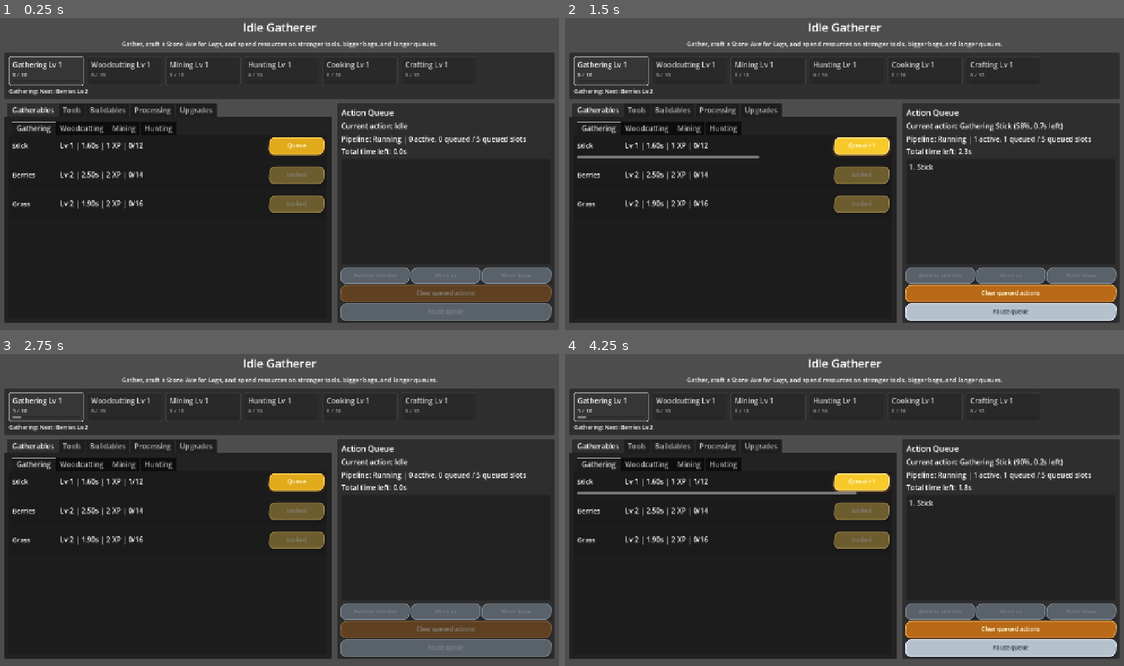
Above: before the commit, frames 1-4 (two rows, left to right).
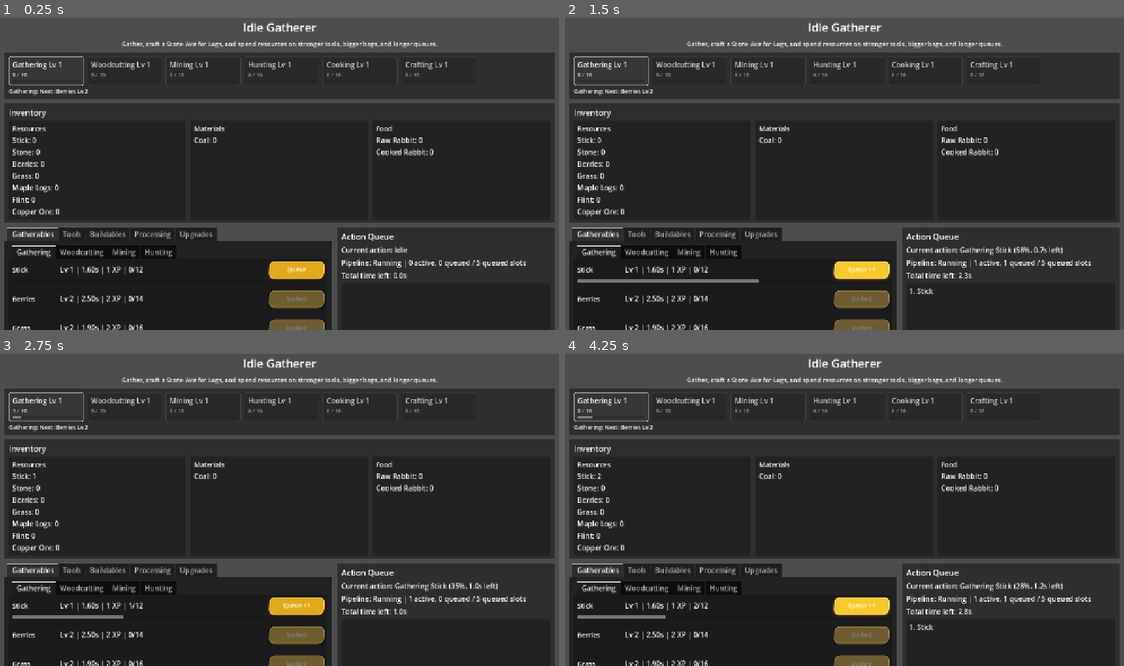
Above: after the commit, the same moments.

Repository: desdae/godot-idle
Game: Godot game, scene res://scenes/main.tscn
Two runs of this game, one before a commit and one after it. Both use one fixed random seed, a clock stepped at 60 frames per second and the inputs below.
Inputs (mouse positions are in pixels of both pictures, inside the frame that each line leads up to):
- Up to frame 1 (0.25 s): no input
- Up to frame 2 (1.5 s): click "Queue" at 0.5 s; click "Queue +1" at 1.25 s
- Up to frame 3 (2.75 s): click (447, 628) at 2 s, where only the run before the commit has a clickable "Clear queued actions"
- Up to frame 4 (4.25 s): click "Queue" (after the commit: "Queue +1") at 2.75 s; click "Queue +1" at 3.5 s

The runs differ from the first frame. In frame 1, 19% of the frame differs, in the area x 0-100%, y 27-100%; in frame 2, 21%; in frame 3, 20%; in frame 4, 21%.

Commit message:
Add unified inventory panel for item outputs
Closes #4

Diff:
--- a/data/items.json
+++ b/data/items.json
@@ -3,53 +3,71 @@
 	"id": "stick",
 	"name": "Stick",
 	"description": "Basic wood gathered by hand and used in many early recipes.",
+	"category": "resources",
+	"gather_source": "stick",
 	"fuel_units": 1
   },
   {
 	"id": "stone",
 	"name": "Stone",
-	"description": "A common mineral used for starter tools, upgrades, and construction."
+	"description": "A common mineral used for starter tools, upgrades, and construction.",
+	"category": "resources",
+	"gather_source": "stone"
   },
   {
 	"id": "berries",
 	"name": "Berries",
-	"description": "Foraged food that helps round out early gathering costs."
+	"description": "Foraged food that helps round out early gathering costs.",
+	"category": "resources",
+	"gather_source": "berries"
   },
   {
 	"id": "grass",
 	"name": "Grass",
-	"description": "Fibrous plant matter gathered with a Stone Knife for building and crafting."
+	"description": "Fibrous plant matter gathered with a Stone Knife for building and crafting.",
+	"category": "resources",
+	"gather_source": "grass"
   },
   {
 	"id": "logs",
 	"name": "Maple Logs",
 	"description": "Heavy wood harvested with a Stone Axe and used for structures and fuel.",
+	"category": "resources",
+	"gather_source": "logs",
 	"fuel_units": 2
   },
   {
 	"id": "flint",
 	"name": "Flint",
-	"description": "A harder stone that marks the transition into stronger crafting tiers."
+	"description": "A harder stone that marks the transition into stronger crafting tiers.",
+	"category": "resources",
+	"gather_source": "flint"
   },
   {
 	"id": "ore",
 	"name": "Copper Ore",
-	"description": "Raw copper-bearing rock that can later be processed into metal goods."
+	"description": "Raw copper-bearing rock that can later be processed into metal goods.",
+	"category": "resources",
+	"gather_source": "ore"
   },
   {
 	"id": "raw_rabbit",
 	"name": "Raw Rabbit",
-	"description": "Fresh game meat gathered by hunting with a Flint Spear."
+	"description": "Fresh game meat gathered by hunting with a Flint Spear.",
+	"category": "food",
+	"gather_source": "rabbit"
   },
   {
 	"id": "cooked_rabbit",
 	"name": "Cooked Rabbit",
-	"description": "A hot meal prepared at the Firepit from rabbit and fuel."
+	"description": "A hot meal prepared at the Firepit from rabbit and fuel.",
+	"category": "food"
   },
   {
 	"id": "coal",
 	"name": "Coal",
 	"description": "Fuel made from burning wood in a Firepit.",
+	"category": "materials",
 	"fuel_units": 6
   }
 ]
--- a/scripts/game_data.gd
+++ b/scripts/game_data.gd
@@ -39,6 +39,22 @@
 	return int(item.get("fuel_units", 0))
 
 
+static func get_item_category(item_id: String, data: Dictionary) -> String:
+	if not data["items"].has(item_id):
+		return "materials"
+
+	var item: Dictionary = data["items"][item_id]
+	return String(item.get("category", "materials"))
+
+
+static func get_item_gather_source(item_id: String, data: Dictionary) -> String:
+	if not data["items"].has(item_id):
+		return ""
+
+	var item: Dictionary = data["items"][item_id]
+	return String(item.get("gather_source", ""))
+
+
 static func get_resource_skill_id(resource_id: String, data: Dictionary) -> String:
 	if not data["gatherables"].has(resource_id):
 		return "crafting"
@@ -61,11 +77,34 @@
 		if not inventory_item_order.has(item_id):
 			inventory_item_order.append(item_id)
 
-	for resource_id in data["gatherable_order"]:
-		if not inventory_item_order.has(resource_id):
-			inventory_item_order.append(resource_id)
-
 	return inventory_item_order
+
+
+static func get_inventory_group_ids(data: Dictionary) -> Array:
+	return ["resources", "materials", "food"]
+
+
+static func get_inventory_group_name(group_id: String) -> String:
+	match group_id:
+		"resources":
+			return "Resources"
+		"materials":
+			return "Materials"
+		"food":
+			return "Food"
+		_:
+			return "Items"
+
+
+static func get_inventory_group_item_ids(group_id: String, data: Dictionary) -> Array:
+	var item_ids: Array = []
+	for item_id in data["item_order"]:
+		if get_item_category(item_id, data) != group_id:
+			continue
+
+		item_ids.append(item_id)
+
+	return item_ids
 
 
 static func get_processing_summary_item_ids(data: Dictionary) -> Array:
--- a/scripts/game_ui_builder.gd
+++ b/scripts/game_ui_builder.gd
@@ -190,6 +190,68 @@
 	}
 
 
+static func build_inventory_panel(parent: VBoxContainer, inventory_groups: Array) -> Dictionary:
+	if inventory_groups.is_empty():
+		return {"item_labels": {}}
+
+	var inventory_panel := PanelContainer.new()
+	inventory_panel.size_flags_horizontal = Control.SIZE_EXPAND_FILL
+	parent.add_child(inventory_panel)
+
+	var inventory_margin := MarginContainer.new()
+	inventory_margin.add_theme_constant_override("margin_left", 10)
+	inventory_margin.add_theme_constant_override("margin_top", 8)
+	inventory_margin.add_theme_constant_override("margin_right", 10)
+	inventory_margin.add_theme_constant_override("margin_bottom", 8)
+	inventory_panel.add_child(inventory_margin)
+
+	var inventory_box := VBoxContainer.new()
+	inventory_box.add_theme_constant_override("separation", 6)
+	inventory_margin.add_child(inventory_box)
+
+	var inventory_title := Label.new()
+	inventory_title.text = "Inventory"
+	inventory_title.add_theme_font_size_override("font_size", 18)
+	inventory_box.add_child(inventory_title)
+
+	var groups_row := HBoxContainer.new()
+	groups_row.size_flags_horizontal = Control.SIZE_EXPAND_FILL
+	groups_row.add_theme_constant_override("separation", 10)
+	inventory_box.add_child(groups_row)
+
+	var item_labels := {}
+	for group in inventory_groups:
+		var group_panel := PanelContainer.new()
+		group_panel.size_flags_horizontal = Control.SIZE_EXPAND_FILL
+		groups_row.add_child(group_panel)
+
+		var group_margin := MarginContainer.new()
+		group_margin.add_theme_constant_override("margin_left", 8)
+		group_margin.add_theme_constant_override("margin_top", 6)
+		group_margin.add_theme_constant_override("margin_right", 8)
+		group_margin.add_theme_constant_override("margin_bottom", 6)
+		group_panel.add_child(group_margin)
+
+		var group_box := VBoxContainer.new()
+		group_box.add_theme_constant_override("separation", 4)
+		group_margin.add_child(group_box)
+
+		var group_label := Label.new()
+		group_label.text = String(group["name"])
+		group_label.add_theme_font_size_override("font_size", 15)
+		group_box.add_child(group_label)
+
+		for item_entry in group["items"]:
+			var item_label := Label.new()
+			item_label.autowrap_mode = TextServer.AUTOWRAP_WORD_SMART
+			group_box.add_child(item_label)
+			item_labels[String(item_entry["id"])] = item_label
+
+	return {
+		"item_labels": item_labels,
+	}
+
+
 static func build_gatherables_panel(
 	parent: Container,
 	skill_groups: Array,
@@ -523,7 +585,6 @@
 
 static func build_processing_panel(
 	parent: VBoxContainer,
-	summary_item_ids: Array,
 	station_entries: Array,
 	queue_recipe_handler: Callable,
 	queue_station_fuel_handler: Callable,
@@ -552,22 +613,6 @@
 	processing_title.text = "Stations"
 	processing_title.add_theme_font_size_override("font_size", 18)
 	processing_box.add_child(processing_title)
-
-	var item_labels := {}
-	if not summary_item_ids.is_empty():
-		var items_panel := VBoxContainer.new()
-		items_panel.add_theme_constant_override("separation", 3)
-		processing_box.add_child(items_panel)
-
-		var items_title := Label.new()
-		items_title.text = "Items"
-		items_title.add_theme_font_size_override("font_size", 15)
-		items_panel.add_child(items_title)
-
-		for item_id in summary_item_ids:
-			var item_label := Label.new()
-			items_panel.add_child(item_label)
-			item_labels[String(item_id)] = item_label
 
 	var processing_station_cards := {}
 	var processing_station_expanded := {}
@@ -690,7 +735,6 @@
 		}
 
 	return {
-		"item_labels": item_labels,
 		"recipe_cards": recipe_cards,
 		"processing_station_cards": processing_station_cards,
 		"processing_station_expanded": processing_station_expanded,
--- a/scripts/game_ui_controller.gd
+++ b/scripts/game_ui_controller.gd
@@ -360,14 +360,22 @@
 
 
 static func _refresh_item_summary(game: Dictionary) -> void:
-	for item_id in GameData.get_processing_summary_item_ids(game["data"]):
-		if not game["item_labels"].has(item_id):
-			continue
+	for item_id in GameData.get_inventory_item_order(game["data"]):
+		if not game["inventory_item_labels"].has(item_id):
+			continue
+
+		var tooltip := GameData.get_item_description(item_id, game["data"])
+		var gather_source := GameData.get_item_gather_source(item_id, game["data"])
+		if gather_source != "":
+			var source_name := GameData.get_resource_name(gather_source, game["data"])
+			if tooltip != "":
+				tooltip += "\n"
+			tooltip += "Source: %s" % source_name
 
 		GameUiRefresh.apply_item_summary(
-			game["item_labels"][item_id],
+			game["inventory_item_labels"][item_id],
 			"%s: %d" % [GameData.get_resource_name(item_id, game["data"]), int(game["inventory"].get(item_id, 0))],
-			GameData.get_item_description(item_id, game["data"])
+			tooltip
 		)
 
 
--- a/scripts/main.gd
+++ b/scripts/main.gd
@@ -80,7 +80,7 @@
 var tool_cards := {}
 var craftable_cards := {}
 var recipe_cards := {}
-var item_labels := {}
+var inventory_item_labels := {}
 var processing_station_cards := {}
 var processing_station_expanded := {}
 var selected_queue_index := -1
@@ -159,6 +159,9 @@
 	upgrade_order = upgrade_data["order"]
 	upgrades = upgrade_data["entries"]
 
+	if not _validate_game_data():
+		return false
+
 	return true
 
 
@@ -212,10 +215,36 @@
 	}
 
 
+func _validate_game_data() -> bool:
+	for item_id in item_order:
+		if items[item_id].get("name", "") == "":
+			push_error("Item is missing a display name: %s" % item_id)
+			return false
+
+	for resource_id in gatherable_order:
+		var output_item_id := GameData.get_gather_output_item_id(resource_id, _build_data_context())
+		if not items.has(output_item_id):
+			push_error("Gatherable output item is missing from items.json: %s -> %s" % [resource_id, output_item_id])
+			return false
+
+	for recipe_id in recipe_order:
+		var recipe_cost: Dictionary = GameData.get_recipe_craft_cost(recipe_id, _build_data_context())
+		for item_id in recipe_cost.keys():
+			if not items.has(item_id):
+				push_error("Recipe cost item is missing from items.json: %s -> %s" % [recipe_id, item_id])
+				return false
+
+		var recipe_outputs: Dictionary = recipes[recipe_id].get("outputs", {})
+		for item_id in recipe_outputs.keys():
+			if not items.has(item_id):
+				push_error("Recipe output item is missing from items.json: %s -> %s" % [recipe_id, item_id])
+				return false
+
+	return true
+
+
 func _initialize_state() -> void:
 	inventory.clear()
-	for resource_id in gatherable_order:
-		inventory[resource_id] = 0
 	for item_id in item_order:
 		inventory[item_id] = 0
 
@@ -331,7 +360,7 @@
 		"tool_cards": tool_cards,
 		"craftable_cards": craftable_cards,
 		"recipe_cards": recipe_cards,
-		"item_labels": item_labels,
+		"inventory_item_labels": inventory_item_labels,
 		"processing_station_cards": processing_station_cards,
 		"processing_station_expanded": processing_station_expanded,
 	}
@@ -399,6 +428,7 @@
 	root_box.add_child(subtitle)
 
 	_build_skill_panel(root_box)
+	_build_inventory_panel(root_box)
 	_build_content(root_box)
 	_build_toast()
 
@@ -420,6 +450,29 @@
 	var refs := GameUiBuilder.build_skill_panel(root, skill_entries)
 	skill_rows = refs["skill_rows"]
 	skill_context_label = refs["skill_context_label"]
+
+
+func _build_inventory_panel(root: VBoxContainer) -> void:
+	var inventory_groups := []
+	for group_id in GameData.get_inventory_group_ids(_build_data_context()):
+		var item_entries := []
+		for item_id in GameData.get_inventory_group_item_ids(group_id, _build_data_context()):
+			item_entries.append({
+				"id": item_id,
+				"name": _get_resource_name(item_id),
+			})
+
+		if item_entries.is_empty():
+			continue
+
+		inventory_groups.append({
+			"id": group_id,
+			"name": GameData.get_inventory_group_name(group_id),
+			"items": item_entries,
+		})
+
+	var refs := GameUiBuilder.build_inventory_panel(root, inventory_groups)
+	inventory_item_labels = refs["item_labels"]
 
 
 func _build_content(root: VBoxContainer) -> void:
@@ -586,8 +639,6 @@
 
 
 func _build_processing_panel(parent: VBoxContainer) -> void:
-	var summary_item_ids := _get_processing_summary_item_ids()
-
 	var recipes_by_station := {}
 	for recipe_id in recipe_order:
 		var station_id := _get_recipe_station_id(recipe_id)
@@ -624,7 +675,6 @@
 
 	var refs := GameUiBuilder.build_processing_panel(
 		parent,
-		summary_item_ids,
 		station_entries,
 		Callable(self, "_queue_recipe"),
 		Callable(self, "_queue_station_fuel"),
@@ -634,7 +684,6 @@
 	if refs.is_empty():
 		return
 
-	item_labels = refs["item_labels"]
 	recipe_cards = refs["recipe_cards"]
 	processing_station_cards = refs["processing_station_cards"]
 	processing_station_expanded = refs["processing_station_expanded"]
